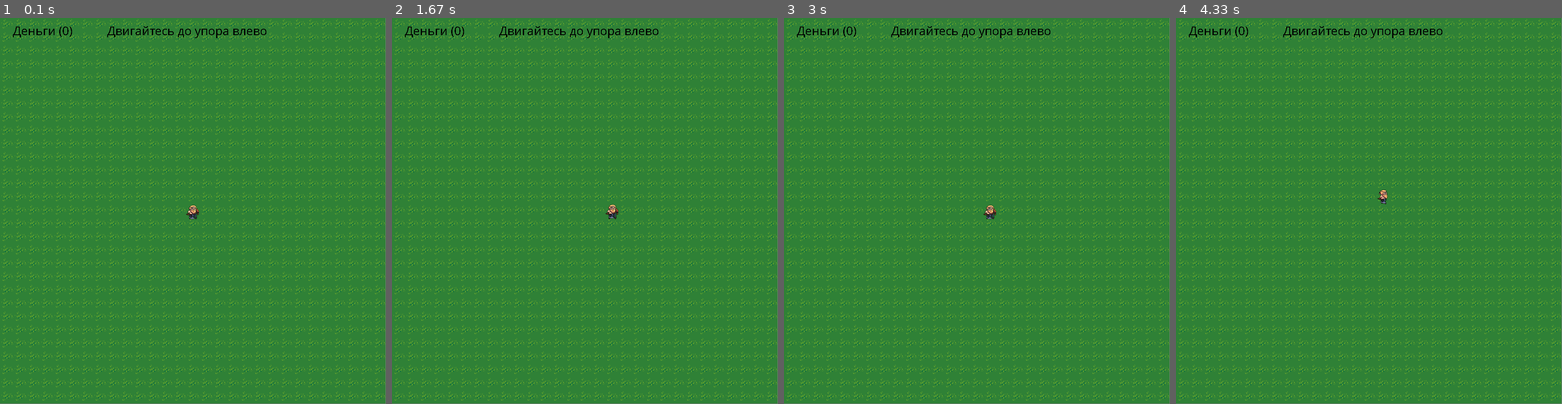
Above: before the commit, frames 1-4 (left to right).
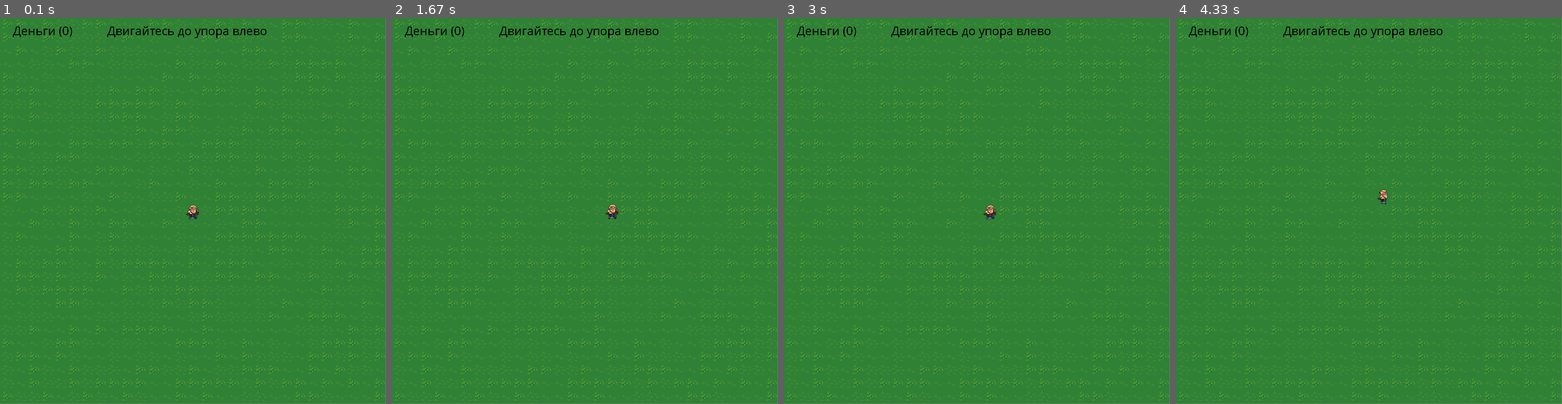
Above: after the commit, the same moments.

Repository: ZikkeyLS/RPG_pygame
Game: pygame game, started from main.py
Two runs of this game, one before a commit and one after it. Both use one fixed random seed, a clock stepped at 60 frames per second and the inputs below.
Inputs:
- Up to frame 1 (0.1 s): no input
- Up to frame 2 (1.67 s): hold Right 0.33-0.8 s; hold Up 0.83-1.13 s; hold Right 1.17-1.63 s
- Up to frame 3 (3 s): hold Left 1.67-2.2 s; hold Down 2.23-2.53 s; hold Left 2.57-2.97 s
- Up to frame 4 (4.33 s): hold Up 3-3.37 s; hold Right 3.4-4.03 s; hold Down from 4.07 s (still down)

The runs differ from the first frame. In frame 1, 9.4% of the frame differs, in the area x 0-100%, y 0-100%; in frame 2, 9.4%; in frame 3, 9.4%; in frame 4, 9.4%.

Commit message:
Fix generation

Diff:
--- a/animation.py
+++ b/animation.py
@@ -17,8 +17,5 @@
         if round(self.currentFrame) < 0:
             self.currentFrame = len(self.animationFrames - 1)
 
-        # if abs(self.currentFrame - self.lastFrame) < 1:
-        #     return
-
         entity.image = self.animationFrames[round(self.currentFrame)]
         self.lastFrame = round(self.currentFrame)
--- a/graphics.py
+++ b/graphics.py
@@ -1,10 +1,9 @@
 import pygame
 from pygame.locals import *
-import PIL
 from PIL import Image
-import random
 import coords
 import input_bindings
+import random
 
 class Graphics:
     def initialize(self, settings):
@@ -90,7 +89,7 @@
 
         atlas_env1 = Image.open("assets/images/base_out_atlas.png")
         self.grass_variants = []
-        for i in range(4):
+        for i in range(3):
             self.grass_variants.append(self.native_image_to_pygame(atlas_env1.crop([672+self.cell_size*i, 160, 672+self.cell_size+self.cell_size*i, 160+self.cell_size])))
 
     def get_raw_image(self, imagePath):
@@ -102,10 +101,11 @@
     def setup_grid(self):
         self.grid = {}
         self.background = []
+        random.seed(123321)
 
         for x in range(self.grid_size[0]):
             for y in range(self.grid_size[1]):
-                self.background.append([coords.to_number([x, y], self.grid_size[0]), self.grass_variants[0]])
+                self.background.append([coords.to_number([x, y], self.grid_size[0]), self.grass_variants[random.randrange(0, len(self.grass_variants))]])
 
     def get_cell(self, position):
         for i in range(len(self.grid)):
